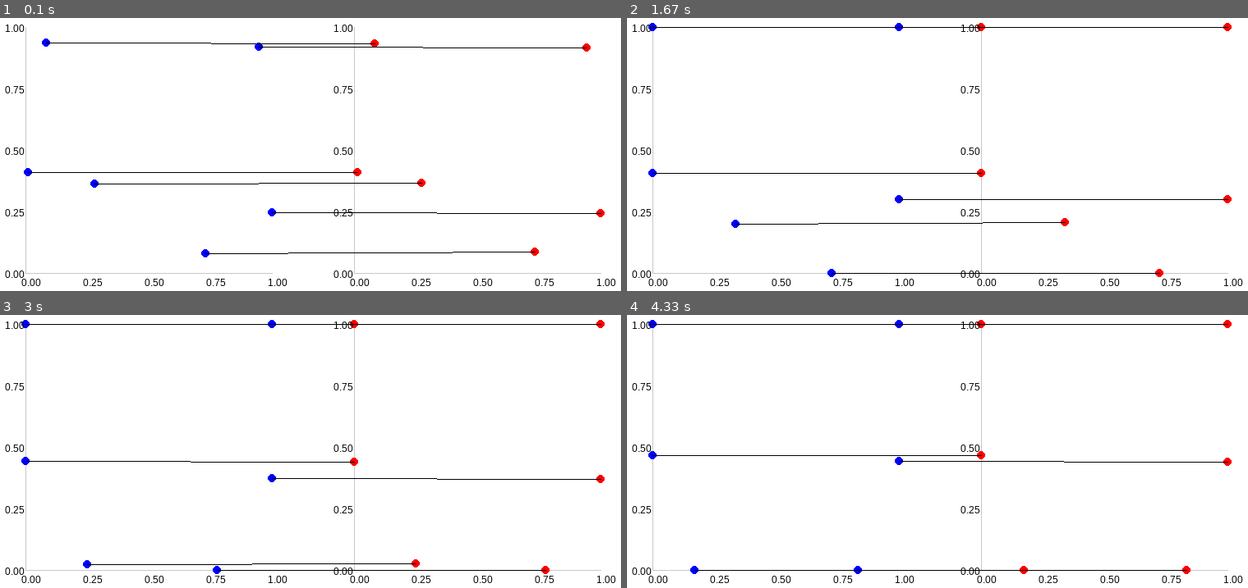
Above: before the commit, frames 1-4 (two rows, left to right).
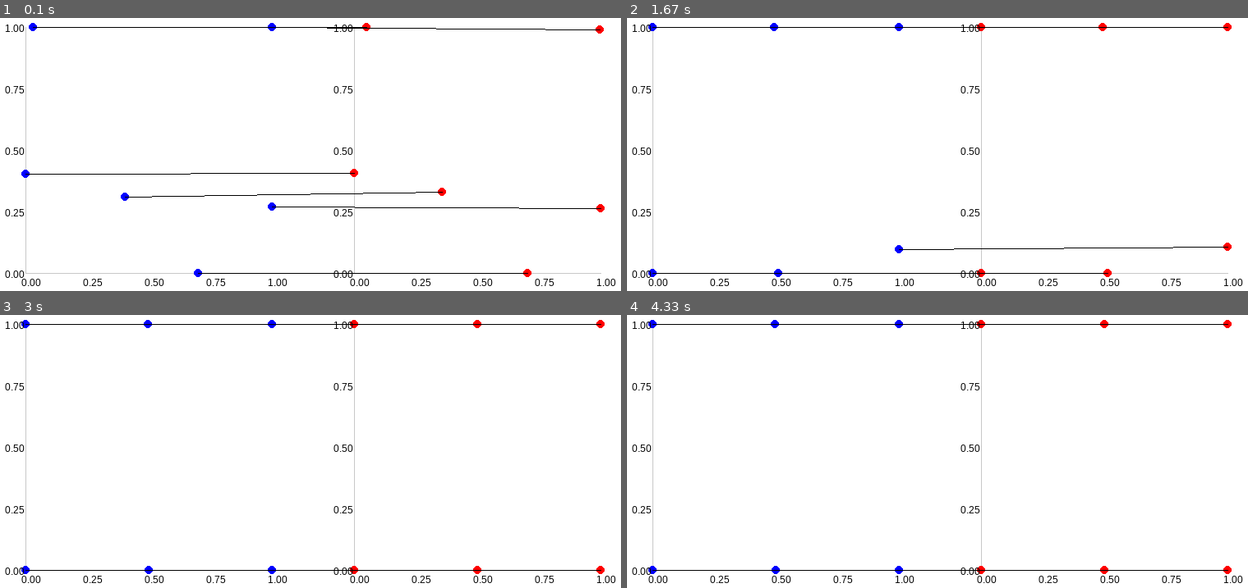
Above: after the commit, the same moments.

Repository: emmerichmtm/RieszSEnergyLab
Game: pygame game, started from rieszflowidentity.py
Two runs of this game, one before a commit and one after it. Both use one fixed random seed, a clock stepped at 60 frames per second and the inputs below.
Inputs:
- Up to frame 1 (0.1 s): no input
- Up to frame 2 (1.67 s): no input
- Up to frame 3 (3 s): no input
- Up to frame 4 (4.33 s): no input

The runs differ from the first frame. In frame 1, 2.5% of the frame differs, in the area x 3-98%, y 1-95%; in frame 2, 1.2%; in frame 3, 1.0%; in frame 4, 0.8%.

Commit message:
Riesz Flow Identity map scaled from 0 to 1, unit square

Diff:
--- a/rieszflowidentity.py
+++ b/rieszflowidentity.py
@@ -20,7 +20,7 @@
 num_points = 6  # k=6 points
 radius = 5
 padding = 50
-learning_rate = 0.005  # Reduced learning rate for smoother adjustments
+learning_rate = 0.05  # Reduced learning rate for smoother adjustments
 s = 1  # Exponent for Riesz s-Energy
 repulsive_strength = 0.1  # Small repulsive force to prevent clumping
 
